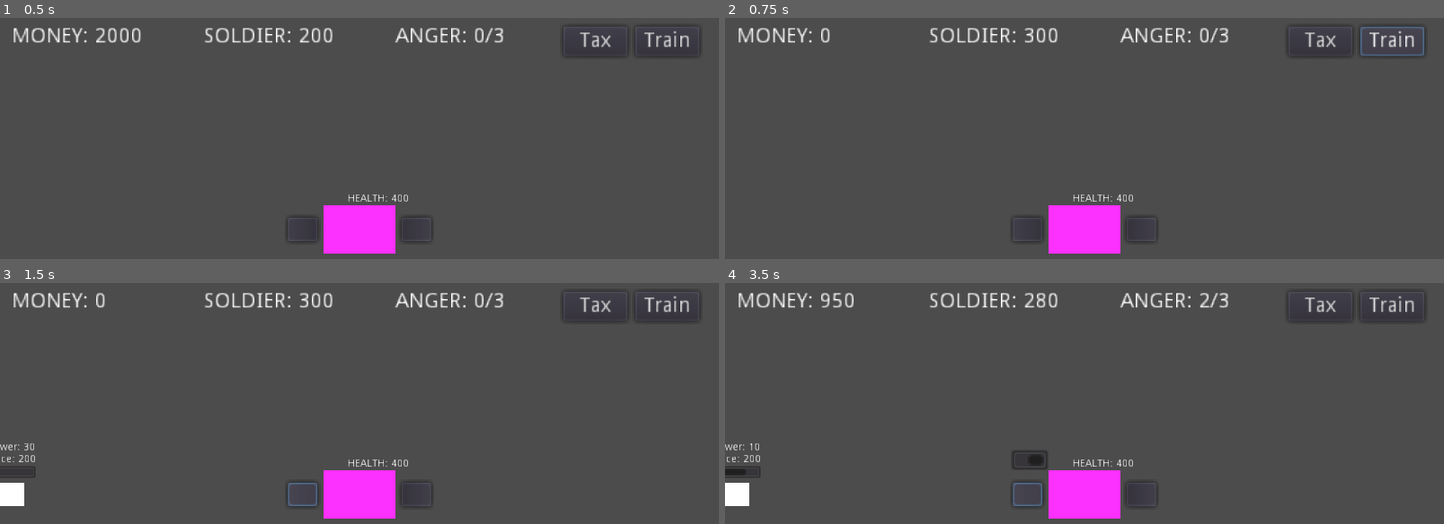
Above: before the commit, frames 1-4 (two rows, left to right).
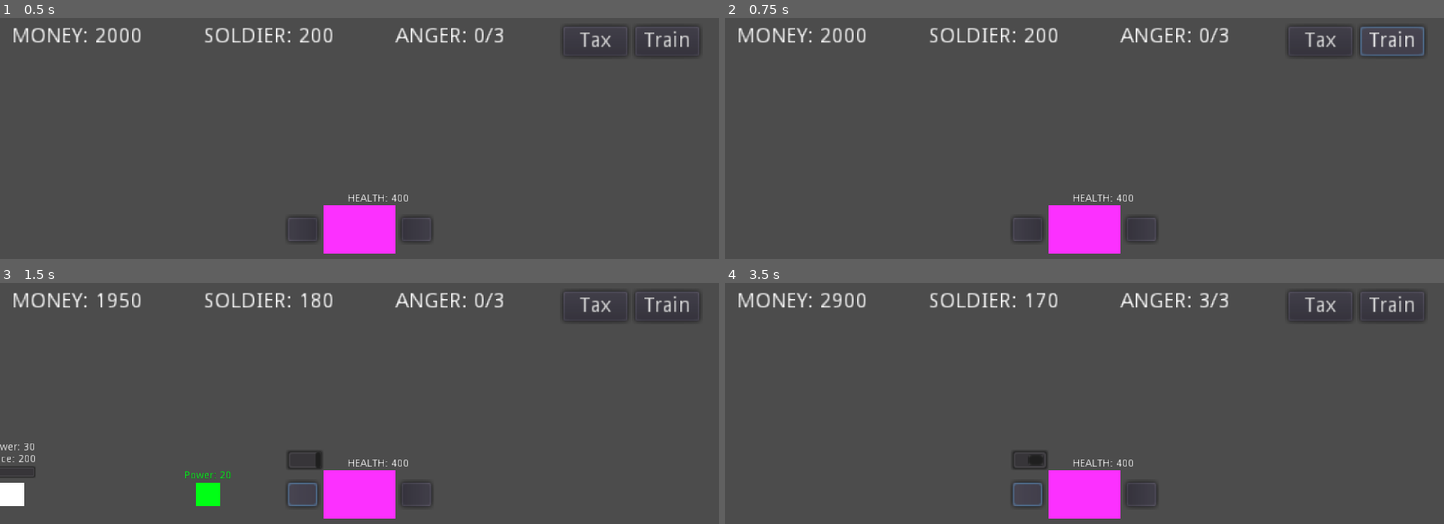
Above: after the commit, the same moments.

Repository: metalboyrick/riot-city-game
Game: Godot game, scene res://levels/level_base/level.tscn
The game is run twice, just before and just after one commit, with the same random seed, the same clock (stepped at 60 frames per second) and the same inputs. This scene is started directly instead of the project's main scene.
Inputs (mouse positions are in pixels of both pictures, inside the frame that each line leads up to):
- Up to frame 1 (0.5 s): no input
- Up to frame 2 (0.75 s): click "Train" at 0.5 s
- Up to frame 3 (1.5 s): click (301, 495) at 1.27 s
- Up to frame 4 (3.5 s): click "Tax" at 2 s; click (1026, 495) at 2.77 s

Frame 1 is identical in both runs. In frame 2, 0.2% of the frame differs, in the area x 13-44%, y 4-11%; in frame 3, 0.8%; in frame 4, 0.8%, in the area x 0-68%, y 4-93%.

Commit message:
fixed money bug

Diff:
--- a/levels/level_base/level.gd
+++ b/levels/level_base/level.gd
@@ -33,6 +33,7 @@
 onready var n_soldier_label := get_node("GUI/SoldierLabel")
 onready var n_anger_label := get_node("GUI/AngerLabel")
 onready var n_health_label := get_node("GUI/HealthLabel")
+onready var n_game_over_menu := get_node("GUI/GameOverMenu")
 
 signal s_mob_money_ok(mob_id)
 signal s_can_deploy_soldier(spawner_id)
@@ -186,5 +187,6 @@
 
 
 func _on_TrainButton_pressed():
-	update_money(money - TRAINING_COST)
-	update_soldier(total_soldier_power + 100)
+	if money > TRAINING_COST:
+		update_money(money - TRAINING_COST)
+		update_soldier(total_soldier_power + 100)
--- a/levels/level_base/level.tscn
+++ b/levels/level_base/level.tscn
@@ -123,6 +123,36 @@
 "_edit_use_anchors_": false
 }
 
+[node name="GameOverMenu" type="Popup" parent="GUI"]
+margin_right = 480.0
+margin_bottom = 264.0
+__meta__ = {
+"_edit_use_anchors_": false
+}
+
+[node name="Background" type="ColorRect" parent="GUI/GameOverMenu"]
+margin_right = 480.0
+margin_bottom = 264.0
+color = Color( 0, 0, 0, 0.501961 )
+__meta__ = {
+"_edit_use_anchors_": false
+}
+
+[node name="VBoxContainer" type="VBoxContainer" parent="GUI/GameOverMenu"]
+anchor_top = 0.5
+anchor_right = 1.0
+anchor_bottom = 0.5
+alignment = 1
+__meta__ = {
+"_edit_use_anchors_": false
+}
+
+[node name="Label" type="Label" parent="GUI/GameOverMenu/VBoxContainer"]
+margin_right = 480.0
+margin_bottom = 14.0
+text = "Game Over !"
+align = 1
+
 [connection signal="s_mob_entered" from="CentralBuilding" to="." method="_on_CentralBuilding_s_mob_entered"]
 [connection signal="pressed" from="GUI/TaxButton" to="." method="_on_TaxButton_pressed"]
 [connection signal="pressed" from="GUI/TrainButton" to="." method="_on_TrainButton_pressed"]
Binary file added: assets/army/army-walk-v2.png
Not shown, added: assets/army/army-walk-v2.png.import
Binary file added: assets/mob/v2/normal-mob-standstill-v2.png
Not shown, added: assets/mob/v2/normal-mob-standstill-v2.png.import
Binary file added: assets/mob/v2/normal-mob-walk-v2.png
Not shown, added: assets/mob/v2/normal-mob-walk-v2.png.import
Binary file added: assets/mob/v2/riot-mob-walk-v2.png
Not shown, added: assets/mob/v2/riot-mob-walk-v2.png.import
Not shown, added: assets/sfx/alarm.wav.import
Not shown, added: assets/sfx/explode.wav.import
Not shown, added: assets/sfx/footstep.wav.import
Not shown, added: assets/sfx/game_over.wav.import
(and 29 more such lines)
